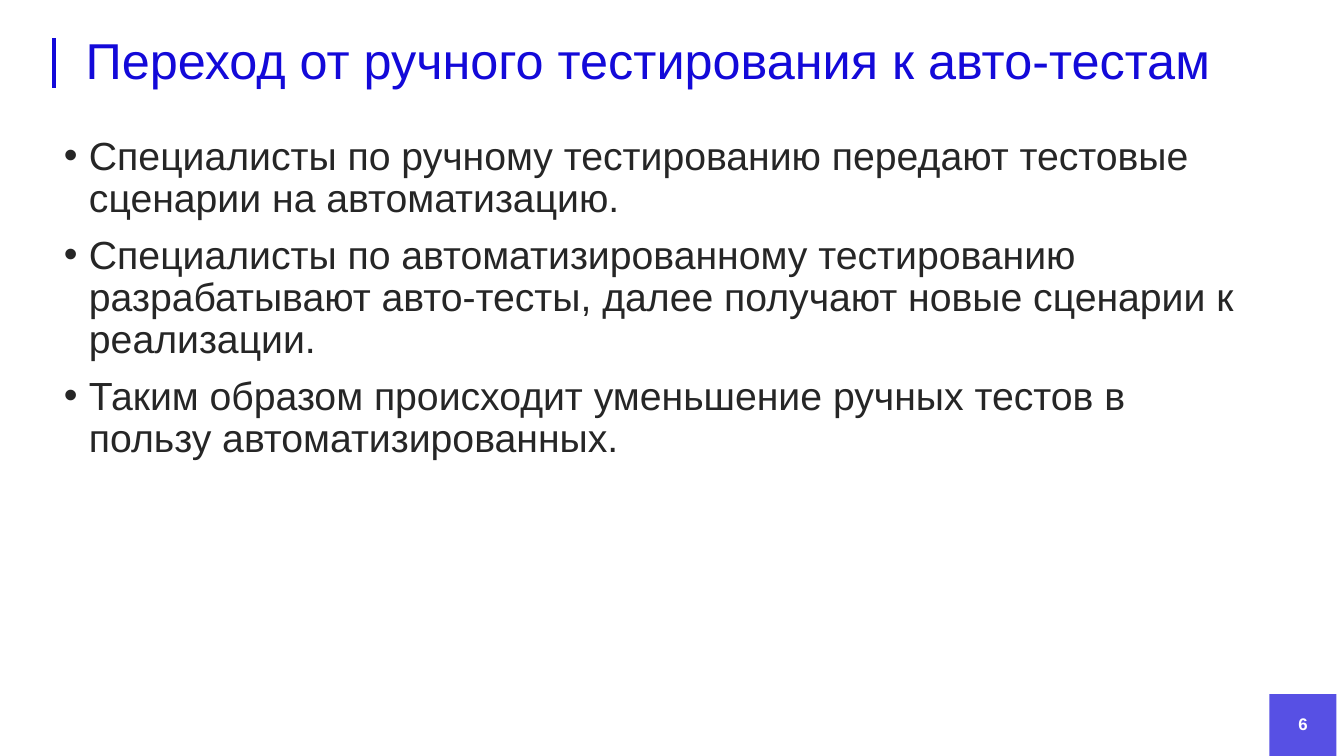
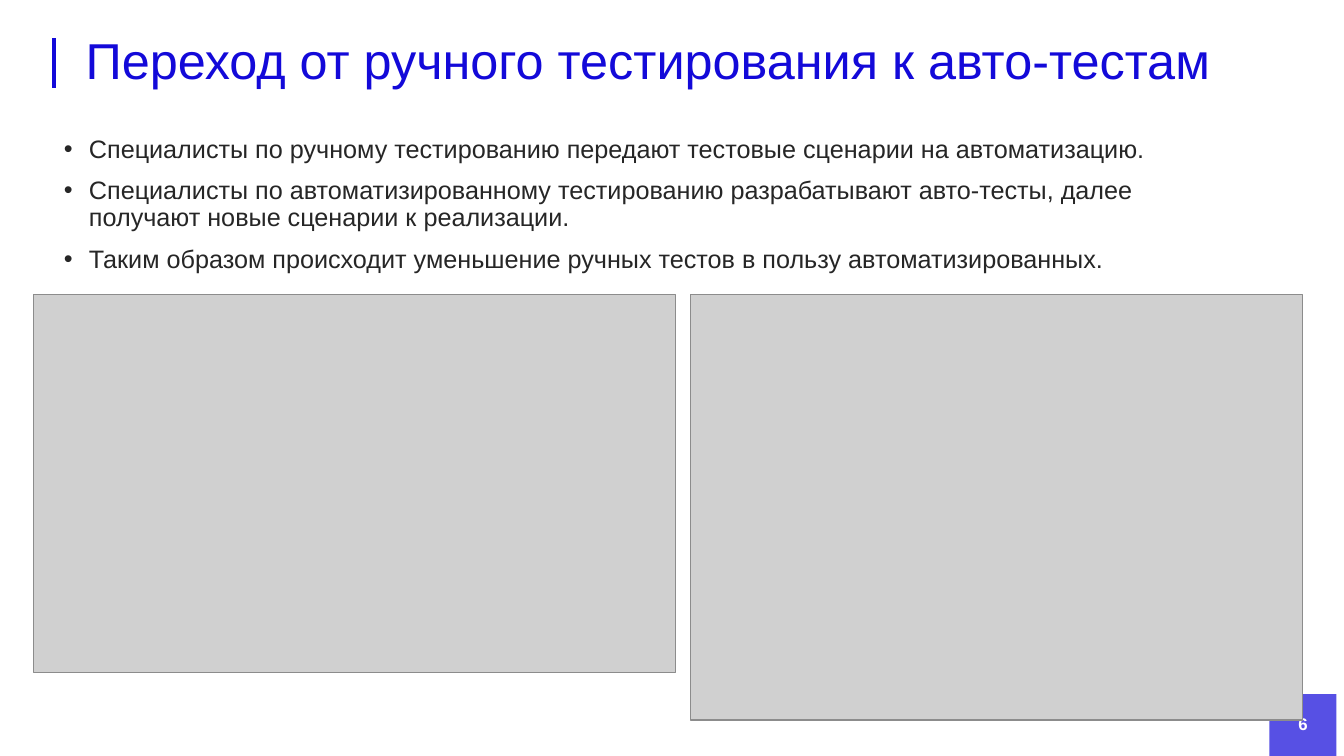
Before and after one commit to DanielRomanoff/practice, a slide deck: slide 6 of презентация.pptx. Drawn at 1344x756 pixels with LibreOffice and Linux fonts; fonts in the diff are those of the drawing; grey boxes stand for pictures; background and template pictures are left out. Boxes give left, top, right and bottom in pixels: in the first picture for what was removed or moved away, otherwise in the second. Text is boxed around its words. In the diff, an @@ line names an element or a change of style, - is before the commit and + after.

```diff
--- a/презентация.pptx
+++ b/презентация.pptx
@@ text "Специалисты по ручному тестированию передают ..." at bbox=[89, 140, 1144, 273]: size 28 to 18 pt @@
@@ picture added at bbox=[33, 294, 676, 673] @@
@@ picture added at bbox=[691, 294, 1303, 720] @@
```
Also in this commit, not shown: 6 other slides changed, 2 slides added, 6 slides removed, 1 other file.
